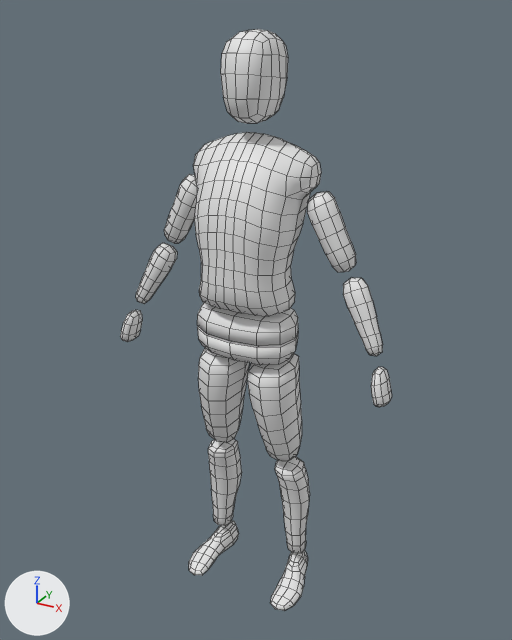
An edit to the Blender file Assets/Prototype/Blender/MannequinRig.blend, drawn before and after from the same camera.
Both versions are drawn from a 50 mm lens placed at (0.983, -1.762, 0.903), pointed at (0.002, 0.022, 0.011). Every picture has the same lights, and +X, +Y and +Z are marked at lower left. The older version comes first. Mesh edges are drawn as thin lines.

The scene before the commit, as lines of its bpy script (objects in view):
```python
me_cube_007 = bpy.data.meshes.new('Cube.007')
me_cube_007.from_pydata(...)  # 722 vertices, 704 faces; spans x -0.471..0.471, y -0.163..0.131, z -0.133..0.852
me_cube_007.polygons.foreach_set('use_smooth', [True] * 704)
me_cube_008 = bpy.data.meshes.new('Cube.008')
me_cube_008.from_pydata(...)  # 486 vertices, 472 faces; spans x -0.223..0.223, y -0.137..0.128, z -0.977..-0.003
me_cube_008.polygons.foreach_set('use_smooth', [True] * 472)
ob_bottommesh = bpy.data.objects.new('BottomMesh', me_cube_008)
ob_bottommesh.location = (0.0, 0.0, 0.0)
ob_topmesh = bpy.data.objects.new('TopMesh', me_cube_007)
ob_topmesh.location = (0.0, 0.0, 0.0)
```
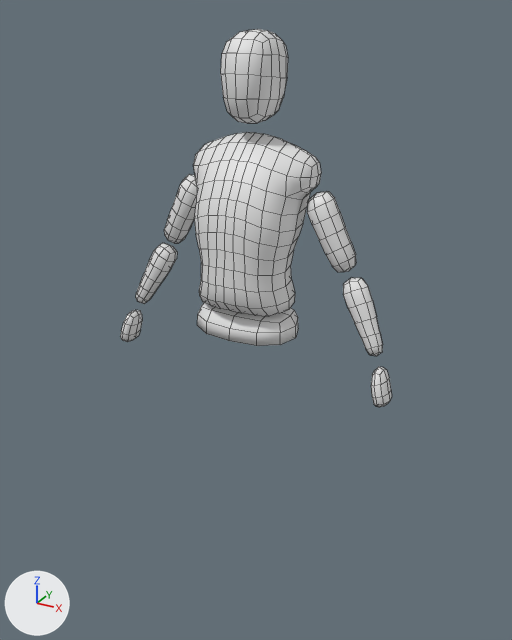
Boxes [x1, y1, x2, y2] around the edits, measured in the pictures (512 x 640 px):
'BottomMesh', deleted
    before: [189, 327, 310, 611]

The change in detail:
Object 'BottomMesh' (ob_bottommesh) is deleted.
